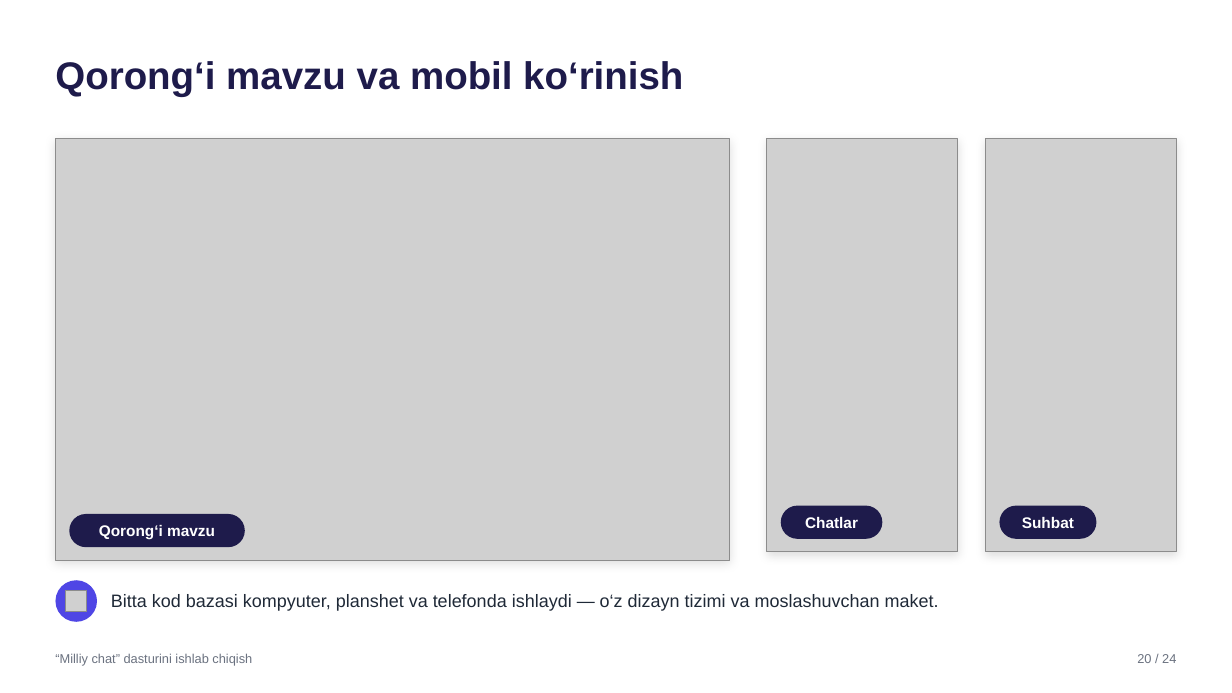
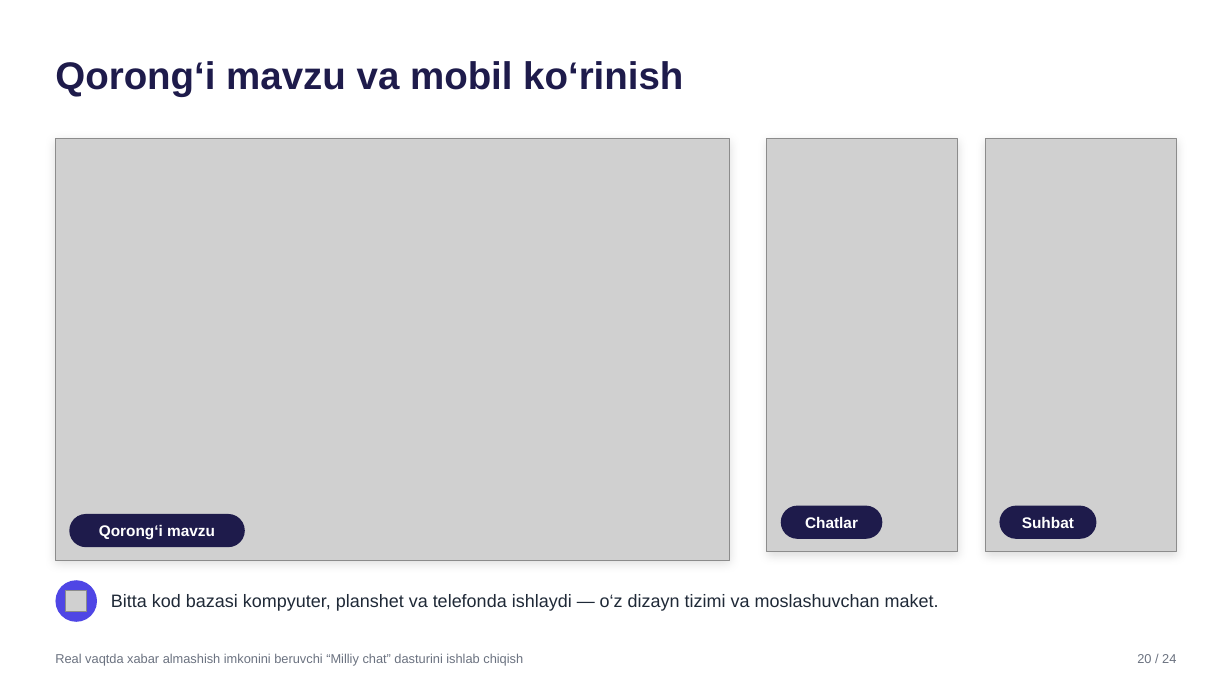
Before and after one commit to SardorSohinazarov/diplom-ish, a slide deck: slide 20 of diplom/Taqdimot_Sohinazarov_Sardor.pptx. Drawn at 1232x693 pixels with LibreOffice and Linux fonts; fonts in the diff are those of the drawing; grey boxes stand for pictures. Boxes give left, top, right and bottom in pixels: in the first picture for what was removed or moved away, otherwise in the second. Text is boxed around its words. In the diff, an @@ line names an element or a change of style, - is before the commit and + after.

```diff
--- a/diplom/Taqdimot_Sohinazarov_Sardor.pptx
+++ b/diplom/Taqdimot_Sohinazarov_Sardor.pptx
@@ text at [55, 653, 523, 666]: text changed @@
-“Milliy chat” dasturini ishlab chiqish
+Real vaqtda xabar almashish imkonini beruvchi “Milliy chat” dasturini ishlab chiqish
```
Also in this commit, not shown: 23 other slides changed, 10 other files.
